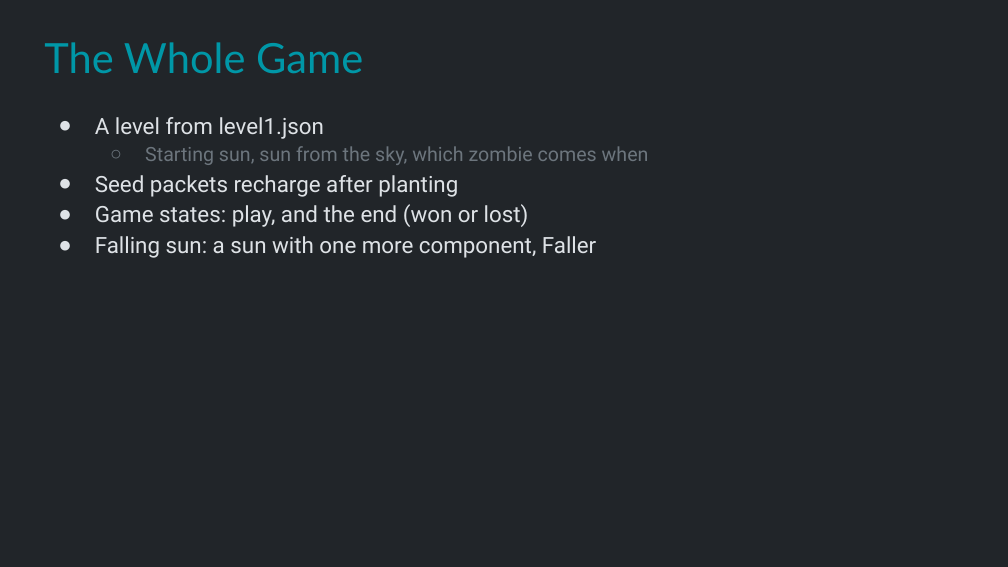
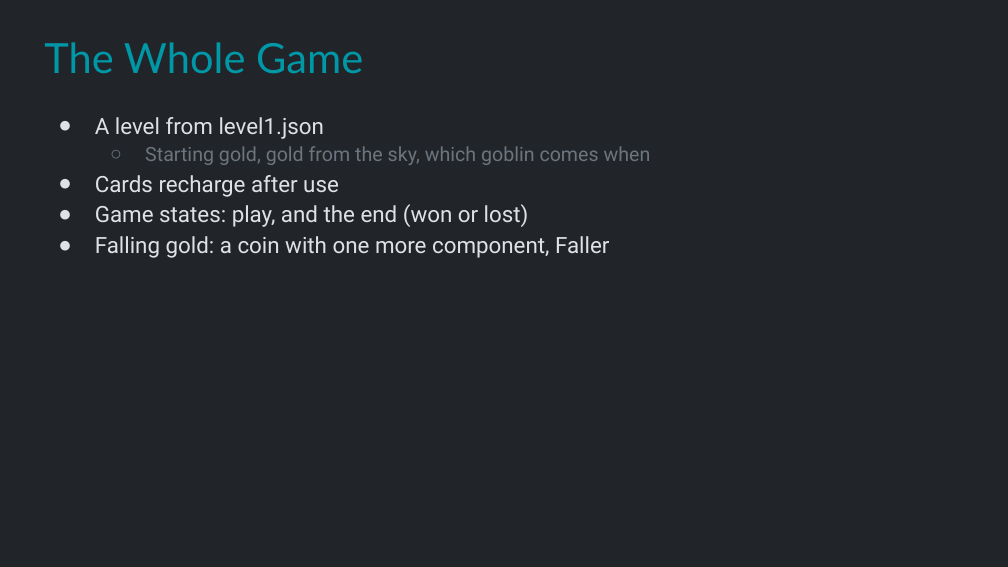
Before and after one commit to Metamate/gar, a slide deck: slide 27 of slides/09 Plants vs. Zombies.pptx. Drawn at 1008x567 pixels with LibreOffice and Linux fonts; fonts in the diff are those of the drawing. Boxes give left, top, right and bottom in pixels: in the first picture for what was removed or moved away, otherwise in the second. Text is boxed around its words. In the diff, an @@ line names an element or a change of style, - is before the commit and + after.

```diff
--- a/slides/09 Plants vs. Zombies.pptx
+++ b/slides/09 Plants vs. Zombies.pptx
@@ text at box(95, 146, 651, 197): text changed @@
-  ○ Starting sun, sun from the sky, which zombie comes when
-● Seed packets recharge after planting
+  ○ Starting gold, gold from the sky, which goblin comes when
+● Cards recharge after use
@@ text at box(95, 236, 609, 258): text changed @@
-● Falling sun: a sun with one more component, Faller
+● Falling gold: a coin with one more component, Faller
```
Also in this commit, not shown: 23 other slides changed, 8 other files.
